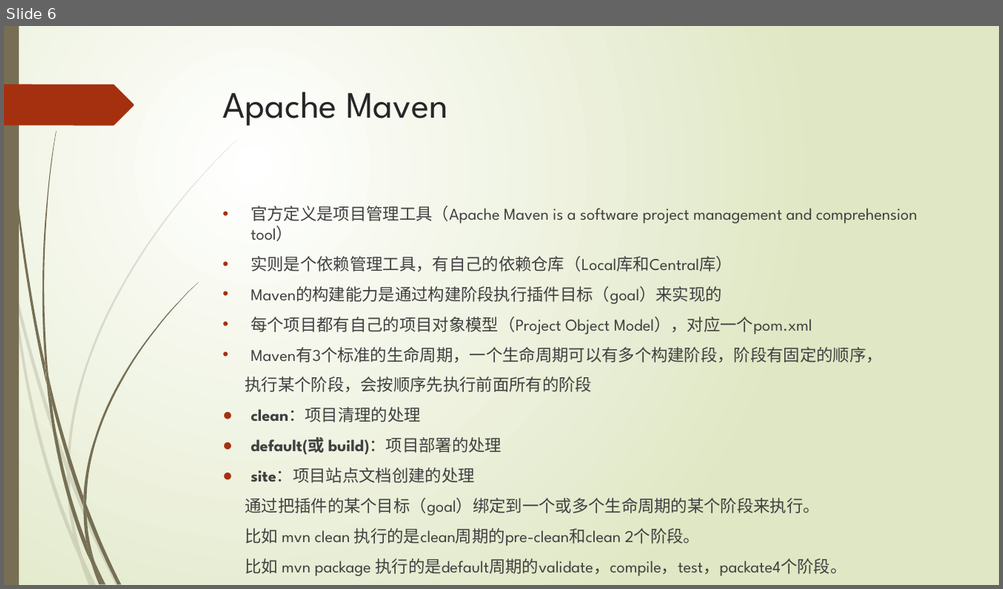
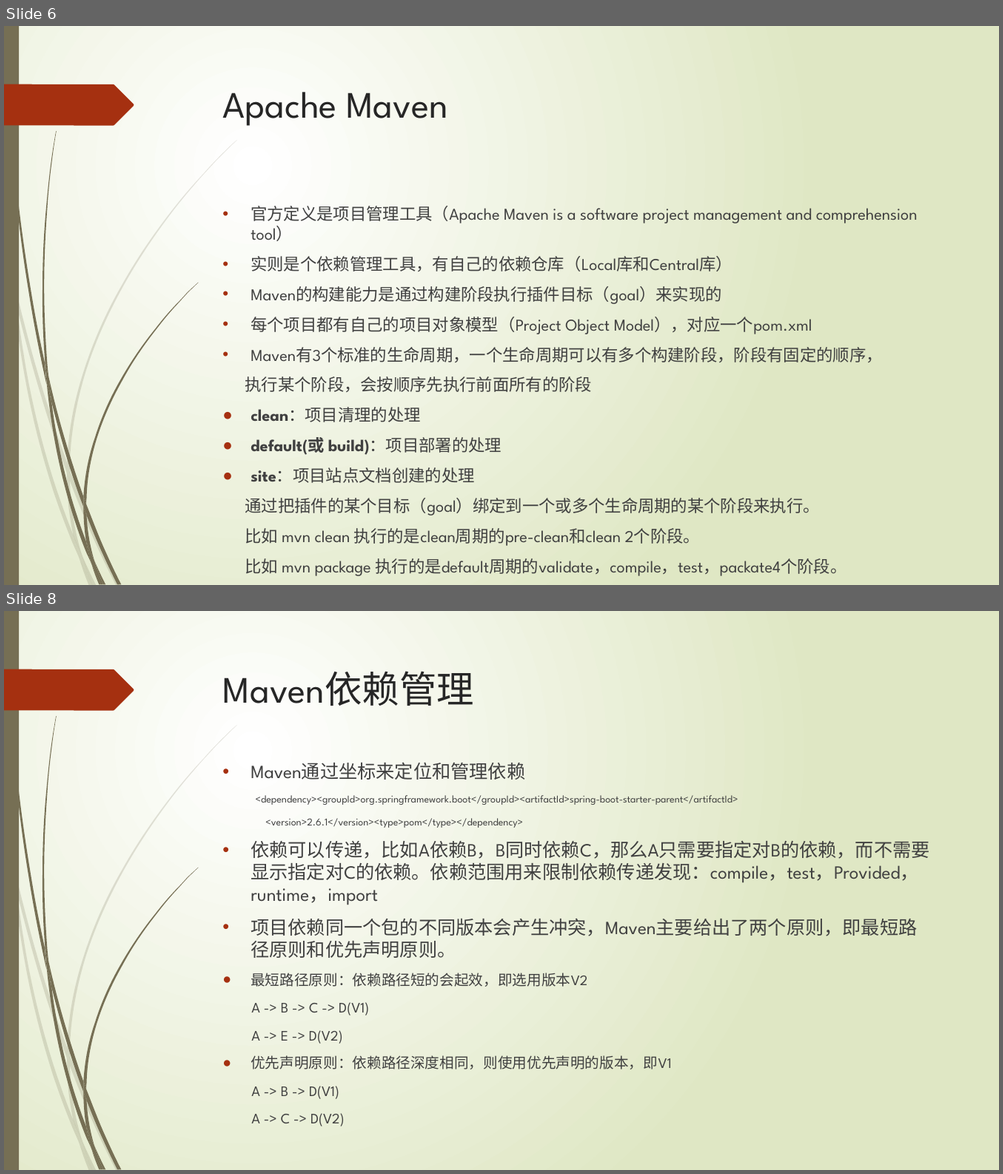
Before and after one commit to xljnc/gradle-springboot-plugin, a slide deck: doc/Gradle浅析.pptx. Shown one above the other, each under a label of ours: slide 6 before the commit, slides 6 and 8 after it; the slides between them are not shown. The pictures are 1003x589 and 1003x1174 pixels, drawn with LibreOffice and Linux fonts; fonts in the diff are those of the drawing. Boxes give left, top, right and bottom in pixels: in the first picture for what was removed or moved away, otherwise in the second. Text is boxed around its words. In the diff, an @@ line names an element or a change of style, - is before the commit and + after.

```diff
--- a/doc/Gradle浅析.pptx
+++ b/doc/Gradle浅析.pptx
@@ slide 8 added at bbox=[4, 611, 999, 1170], background gradient #FFFFFF to #DFE8C4; not listed: 24 template elements that a slide beside it also shows @@
@@ title added at bbox=[223, 671, 474, 706], 36 pt, text #262626 @@
+Maven依赖管理
@@ text added at bbox=[250, 763, 929, 1127], 18 pt, text #404040 @@
+• Maven通过坐标来定位和管理依赖
+  <dependency><groupId>org.springframework.boot</groupId><artifactId>spring-boot-starter-parent</artifactId>
+  <version>2.6.1</version><type>pom</type></dependency>
+• 依赖可以传递，比如A依赖B，B同时依赖C，那么A只需要指定对B的依赖，而不需要显示指定对C的依赖。依赖范围用来限制依赖传递发现：compile，test，Provided，runtime，import
+• 项目依赖同一个包的不同版本会产生冲突，Maven主要给出了两个原则，即最短路径原则和优先声明原则。
+● 最短路径原则：依赖路径短的会起效，即选用版本V2
+A -> B -> C -> D(V1)
+A -> E -> D(V2)
+● 优先声明原则：依赖路径深度相同，则使用优先声明的版本，即V1
+A -> B -> D(V1)
+A -> C -> D(V2)
```
Also in this commit, not shown: 2 slides changed, 3 other slides added, 1 slide removed.
